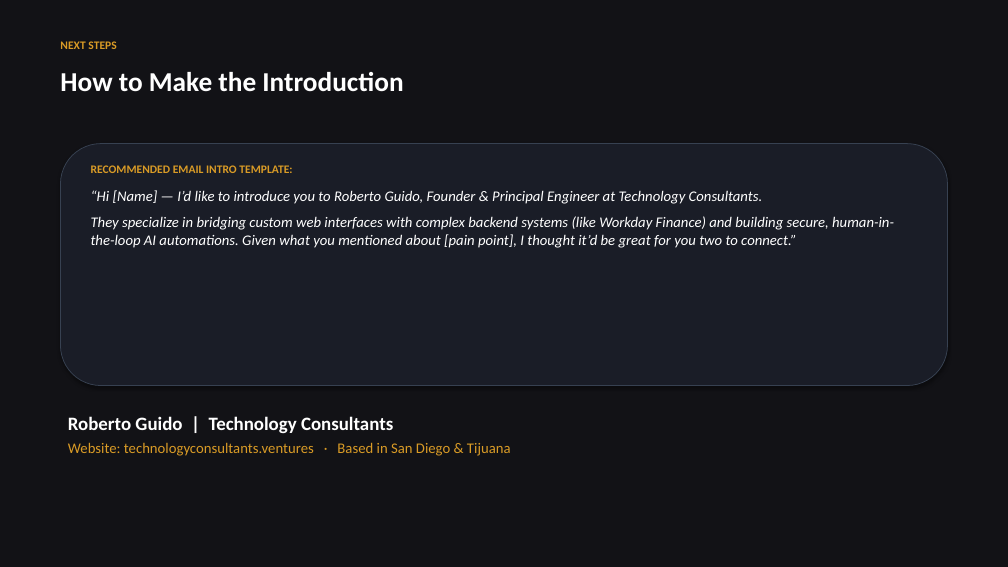
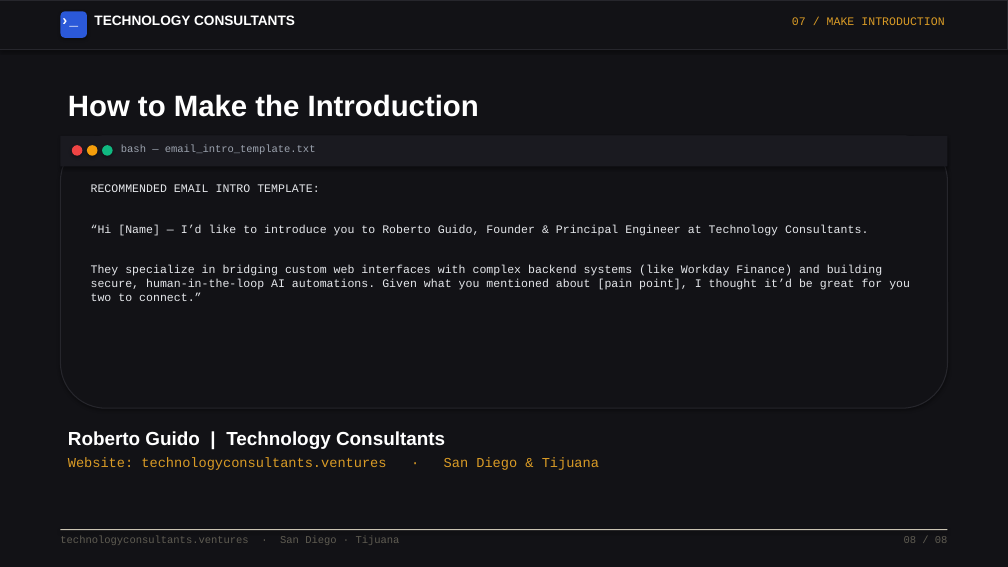
Before and after one commit to rguido198/TechnologyConsultantsVentures, a slide deck: slide 8 of Technology_Consultants_Who_to_Send_My_Way.pptx. Drawn at 1008x567 pixels with LibreOffice and Linux fonts; fonts in the diff are those of the drawing. Boxes give left, top, right and bottom in pixels: in the first picture for what was removed or moved away, otherwise in the second. Text is boxed around its words. In the diff, an @@ line names an element or a change of style, - is before the commit and + after.

Commit message:
Redesign PowerPoint presentations to match design.md website UI, nav header, terminal components, and design tokens

```diff
--- a/Technology_Consultants_Who_to_Send_My_Way.pptx
+++ b/Technology_Consultants_Who_to_Send_My_Way.pptx
@@ rectangle added at box(0, 0, 1008, 49), fill #121216, outline #26262C 1 pt @@
@@ rounded rectangle added at box(60, 11, 87, 38), fill #2B59D9 @@
@@ text added at box(60, 11, 87, 37), 14 pt, text #FFFFFF, bold @@
+›_
@@ text added at box(94, 15, 295, 25), 13 pt, text #FFFFFF, bold @@
+TECHNOLOGY CONSULTANTS
@@ text added at box(792, 17, 944, 25), 11 pt, text #D99B26 @@
+07 / MAKE INTRODUCTION
@@ text removed at box(60, 41, 116, 49) @@
-NEXT STEPS
@@ text "How to Make the Introduction": place and size @@
-text "How to Make the Introduction" at box(60, 72, 403, 92)
+text "How to Make the Introduction" at box(68, 94, 479, 117)
@@ text "How to Make the Introduction" at box(68, 94, 479, 117): size 26 to 28 pt, font Calibri to Arial @@
@@ rounded rectangle: place and size @@
-rounded rectangle at box(60, 144, 948, 386)
+rounded rectangle at box(60, 136, 948, 408)
@@ rounded rectangle at box(60, 136, 948, 408): fill #1A1D27 to #121216; outline #374151 0.75 pt to #26262C 1 pt @@
@@ rectangle added at box(60, 136, 948, 166), fill #1A1A20 @@
@@ ellipse added at box(72, 145, 82, 156), fill #EF4444 @@
@@ ellipse added at box(87, 145, 98, 156), fill #F59E0B @@
@@ ellipse added at box(102, 145, 113, 156), fill #10B981 @@
@@ text added at box(121, 145, 316, 154), 10 pt, text #9CA3AF @@
+bash — email_intro_template.txt
@@ text "RECOMMENDED EMAIL INTRO TEMPLATE:": place and size @@
-text "RECOMMENDED EMAIL INTRO TEMPLATE:" at box(91, 165, 894, 248)
+text "RECOMMENDED EMAIL INTRO TEMPLATE:" at box(91, 184, 910, 301)
@@ text "RECOMMENDED EMAIL INTRO TEMPLATE:" at box(91, 184, 910, 301): font Calibri to Courier New, size 14 to 11 pt, text colour #FFFFFF to #E5E7EB, italic off; text colour #D99B26 to #E5E7EB, bold off in "RECOMMENDED EMAIL INTRO TEMPLATE:"; less space between paragraphs; more space between paragraphs @@
@@ text "Roberto Guido | Technology Consultants": place and size @@
-text "Roberto Guido | Technology Consultants" at box(68, 416, 511, 456)
+text "Roberto Guido | Technology Consultants" at box(68, 431, 599, 470)
@@ text at box(68, 431, 445, 449): font Calibri to Arial in "Roberto Guido | Technology Consultants" @@
@@ text at box(68, 457, 599, 470): text changed; size 14 to 13 pt; font Calibri to Courier New @@
-Website: technologyconsultants.ventures · Based in San Diego & Tijuana
+Website: technologyconsultants.ventures · San Diego & Tijuana
@@ rectangle added at box(60, 529, 948, 530), fill #C9C3B2 @@
@@ text added at box(60, 536, 400, 545), 10 pt, text #5F5C52 @@
+technologyconsultants.ventures · San Diego · Tijuana
@@ text added at box(904, 536, 948, 543), 10 pt, text #5F5C52 @@
+08 / 08
```
Also in this commit, not shown: 7 other slides changed, 1 other file.
